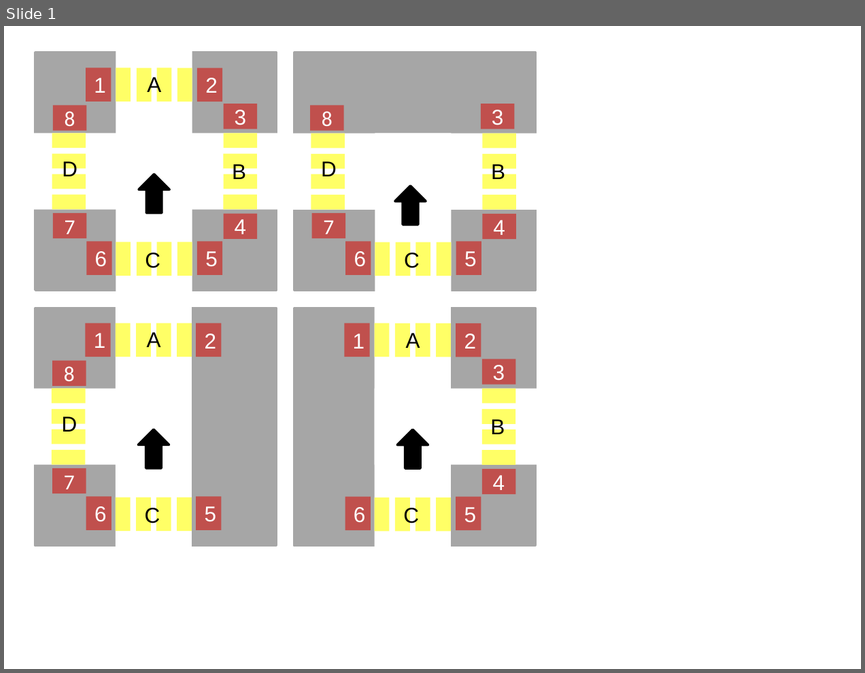
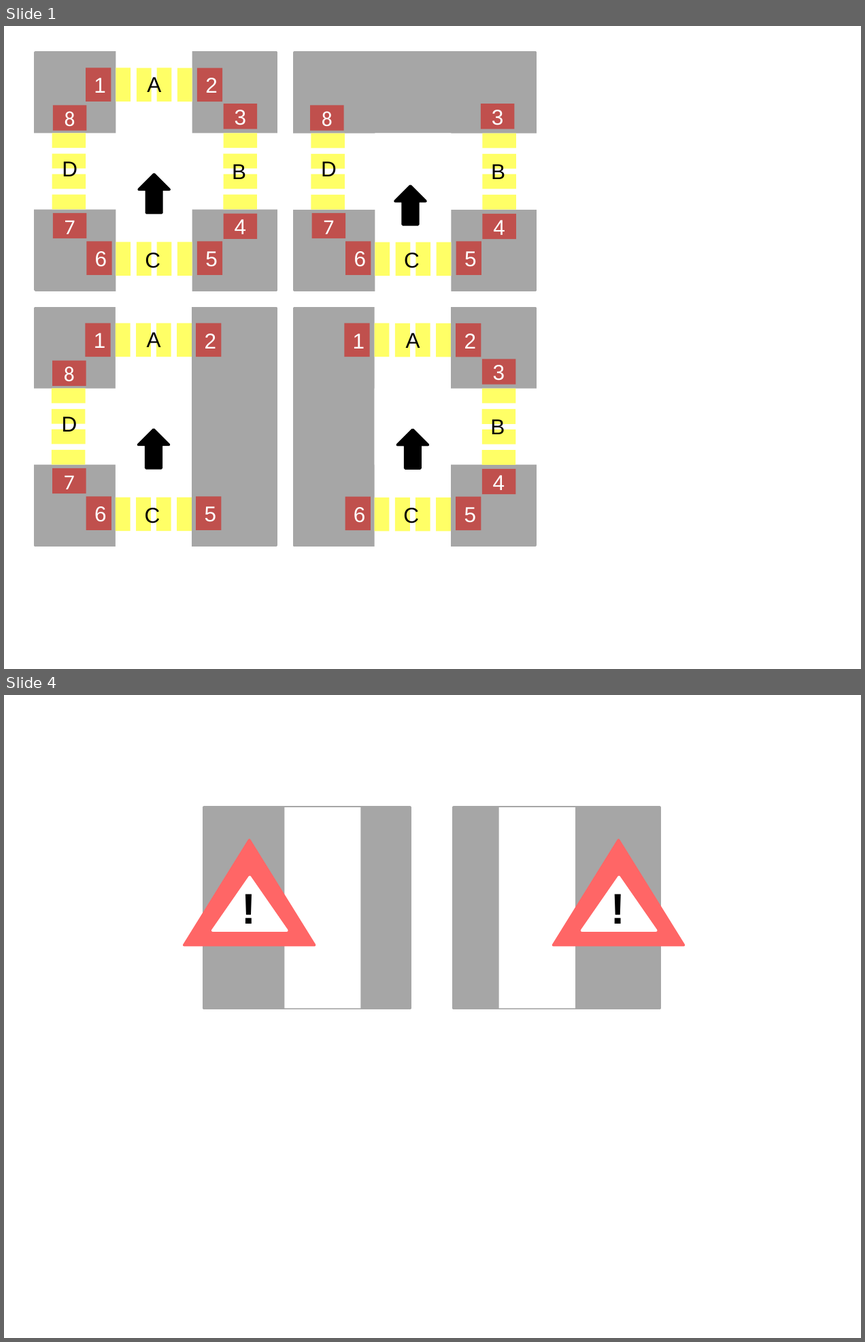
Before and after one commit to jming/cs279, a slide deck: finalproject/img/images.pptx. Shown one above the other, each under a label of ours: slide 1 before the commit, slides 1 and 4 after it; the slides between them are not shown. The pictures are 865x673 and 865x1342 pixels, drawn with LibreOffice and Linux fonts; fonts in the diff are those of the drawing. Boxes give left, top, right and bottom in pixels: in the first picture for what was removed or moved away, otherwise in the second. Text is boxed around its words. In the diff, an @@ line names an element or a change of style, - is before the commit and + after.

```diff
--- a/finalproject/img/images.pptx
+++ b/finalproject/img/images.pptx
@@ slide 4 added at <box>4,695,861,1338</box>, background #FFFFFF @@
@@ rectangle added at <box>204,807,409,1008</box>, fill #A6A6A6, outline #A6A6A6 2 pt @@
@@ rectangle added at <box>284,807,360,1008</box>, fill #FFFFFF @@
@@ rectangle added at <box>454,807,660,1008</box>, fill #A6A6A6, outline #A6A6A6 2 pt @@
@@ rectangle added at <box>499,807,575,1008</box>, fill #FFFFFF @@
@@ triangle added at <box>184,840,314,945</box>, fill #FF6666, outline #FF6666 2 pt @@
@@ triangle added at <box>553,840,683,945</box>, fill #FF6666, outline #FF6666 2 pt @@
@@ triangle added at <box>212,877,287,930</box>, fill #FFFFFF, outline #FFFFFF 2 pt @@
@@ text added at <box>232,877,264,938</box>, 36 pt, text #000000, bold @@
+!
@@ triangle added at <box>581,877,656,930</box>, fill #FFFFFF, outline #FFFFFF 2 pt @@
@@ text added at <box>602,877,634,938</box>, 36 pt, text #000000, bold @@
+!
```
Also in this commit, not shown: 2 other slides added, 11 other files.
